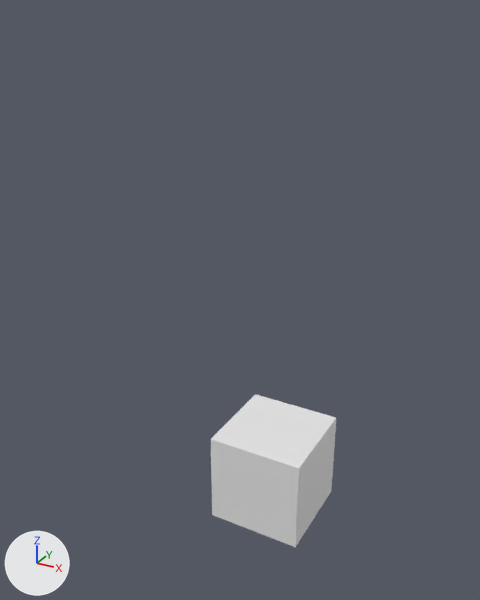
Renders of the FBX model Assets/Models/Levels/palikka.fbx from each side of a commit.
Before and after are seen from a 50 mm camera at (2.54, -5.4, 4.6) aimed at (-0.33, -0.17, 1.98). The lights are fixed; the arrows at lower left show +X, +Y and +Z. Where no turn or scale is listed for an object, it has been applied to the vertices.

The first picture shows 'Palikka'.
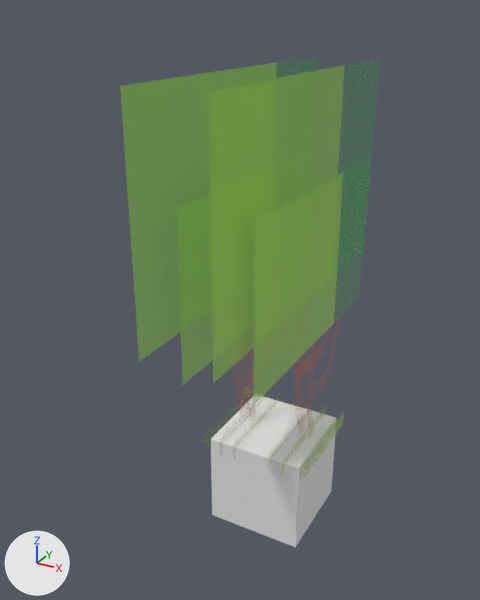
Where the change shows, as pixel boxes (x1, y1, x2, y2) in the pictures (480 x 600 px):
'ForegroundTreeLarge', added: after (208, 65, 344, 383)
'Background TreeLarge', added: after (120, 62, 277, 361)
'ForegroundTreeSmall', added: after (253, 172, 343, 406)
'Background TreeSmall', added: after (176, 193, 213, 385)
'Grass', added: after (281, 409, 344, 482)

Patch to the scene script:
```diff
--- a/Assets/Models/Levels/palikka.fbx.py
+++ b/Assets/Models/Levels/palikka.fbx.py
@@ img_tree1_png @@
+img_tree1_png = load_image('Tree1.png', '../../Textures/Tree1.png', 1024, 1024, 'Non-Color')
@@ img_texture_grass_png @@
+img_texture_grass_png = load_image('Texture_Grass.png', '../../Textures/Texture_Grass.png', 1024, 1024, 'Non-Color')
@@ mat_tree @@
+mat_tree = bpy.data.materials.new('Tree')
+# uses the picture img_tree1_png
@@ mat_material_001 @@
+mat_material_001 = bpy.data.materials.new('Material.001')
+# uses the picture img_texture_grass_png
@@ me_cube_001 @@
+me_cube_001.from_pydata(...)  # 4 vertices, 1 face; spans x -0.28, y -1.5..1.5, z 0.4..3.4
+me_cube_001.materials.append(mat_tree)
@@ me_cube_025 @@
+me_cube_025.from_pydata(...)  # 4 vertices, 1 face; spans x -0.4, y -2.0..2.0, z 0.4..4.4
+me_cube_025.materials.append(mat_tree)
@@ me_cube_021 @@
+me_cube_021.from_pydata(...)  # 24 vertices, 6 faces; spans x -0.55..0.55, y -0.6..0.6, z 0.36..0.64
+me_cube_021.materials.append(mat_material_001)
@@ me_cube_002 @@
+me_cube_002.from_pydata(...)  # 4 vertices, 1 face; spans x 0.4, y -1.5..1.5, z 0.4..3.4
+me_cube_002.materials.append(mat_tree)
@@ me_cube_026 @@
+me_cube_026.from_pydata(...)  # 4 vertices, 1 face; spans x 0.28, y -2.0..2.0, z 0.4..4.4
+me_cube_026.materials.append(mat_tree)
@@ ob_background_treesmall @@
+ob_background_treesmall = bpy.data.objects.new('Background TreeSmall', me_cube_001)
+ob_background_treesmall.location = (0.0, 0.0, 0.0)
@@ ob_background_treelarge @@
+ob_background_treelarge = bpy.data.objects.new('Background TreeLarge', me_cube_025)
+ob_background_treelarge.location = (0.0, 0.0, 0.0)
@@ ob_grass @@
+ob_grass = bpy.data.objects.new('Grass', me_cube_021)
+ob_grass.location = (0.0, 0.0, 0.0)
@@ ob_foregroundtreesmall @@
+ob_foregroundtreesmall = bpy.data.objects.new('ForegroundTreeSmall', me_cube_002)
+ob_foregroundtreesmall.location = (0.0, 0.0, 0.0)
@@ ob_foregroundtreelarge @@
+ob_foregroundtreelarge = bpy.data.objects.new('ForegroundTreeLarge', me_cube_026)
+ob_foregroundtreelarge.location = (0.0, 0.0, 0.0)
```
